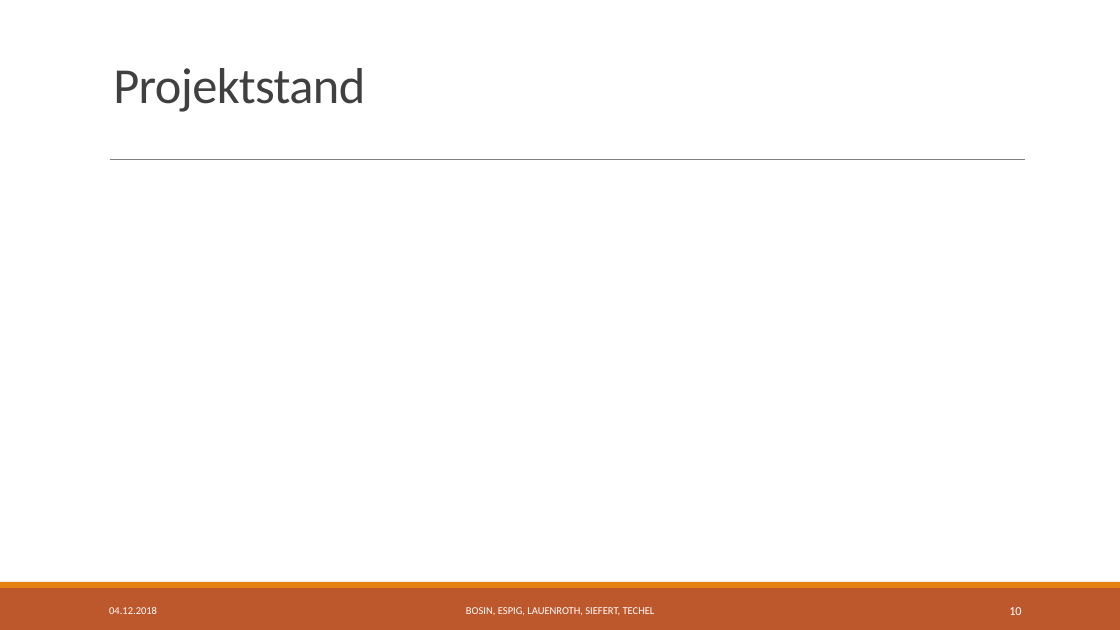
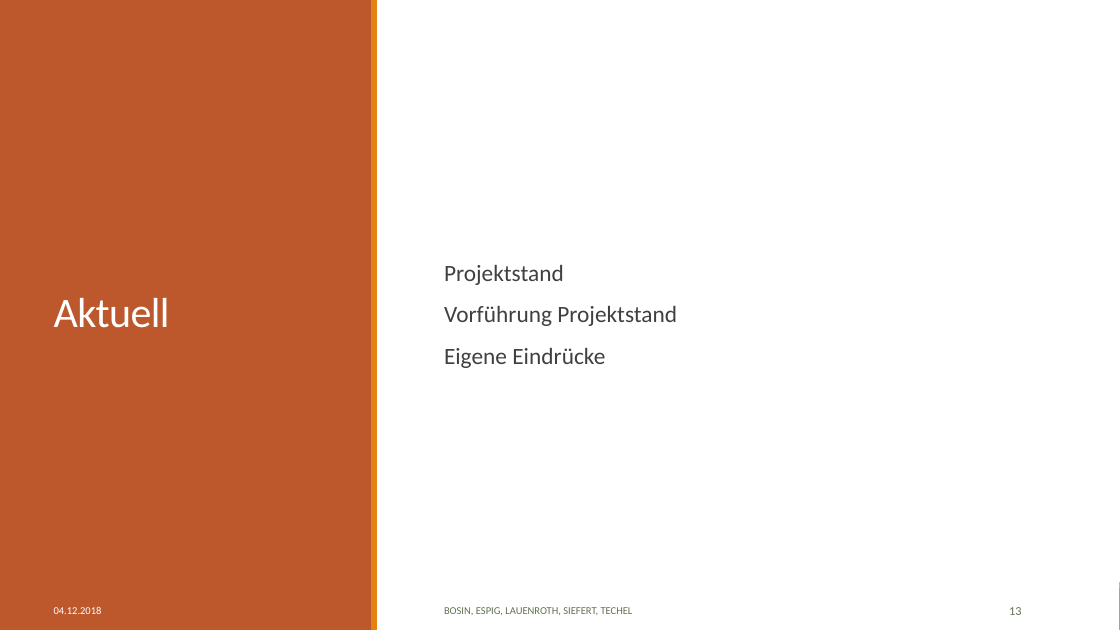
Before and after one commit to Jotec1705/SE-Project2018, a slide deck: slide 13 of Dokumente/02_Arbeitsbereich/01_Projekthandbuch/TouchDown Präsentation UniRisk.pptx (slide 10 before the commit). Drawn at 1120x630 pixels with LibreOffice and Linux fonts; fonts in the diff are those of the drawing. Boxes give left, top, right and bottom in pixels: in the first picture for what was removed or moved away, otherwise in the second. Text is boxed around its words. In the diff, an @@ line names an element or a change of style, - is before the commit and + after.

```diff
--- a/Dokumente/02_Arbeitsbereich/01_Projekthandbuch/TouchDown Präsentation UniRisk.pptx
+++ b/Dokumente/02_Arbeitsbereich/01_Projekthandbuch/TouchDown Präsentation UniRisk.pptx
@@ rectangle added at (0,0,1120,630), fill #FFFFFF @@
@@ rectangle added at (0,0,372,630), fill #BD582C @@
@@ rectangle added at (371,0,377,630), fill #E48312 @@
@@ title removed at (113,68,365,112) @@
-Projektstand
@@ line removed from (110, 160) to (1026, 160) @@
@@ text added at (444,265,677,368), 20 pt, text #404040 @@
+  Projektstand
+  Vorführung Projektstand
+  Eigene Eindrücke
@@ title added at (54,298,170,328), 36 pt, text #FFFFFF @@
+Aktuell
@@ text "04.12.2018": place and size @@
-text "04.12.2018" at (109,607,157,614)
+text "04.12.2018" at (54,607,102,614)
@@ text "04.12.2018" at (54,607,102,614): more space between paragraphs @@
@@ text "BOSIN, ESPIG, LAUENROTH, SIEFERT, TECHEL": place and size @@
-text "BOSIN, ESPIG, LAUENROTH, SIEFERT, TECHEL" at (466,607,655,615)
+text "BOSIN, ESPIG, LAUENROTH, SIEFERT, TECHEL" at (444,607,633,615)
@@ text "BOSIN, ESPIG, LAUENROTH, SIEFERT, TECHEL" at (444,607,633,615): text colour #FFFFFF to #637052; alignment centre to left; more space between paragraphs @@
@@ page number at (1009,607,1021,615): text changed; text colour #FFFFFF to #637052 @@
-10
+13
```
Also in this commit, not shown: 7 other slides changed, 2 slides added.
